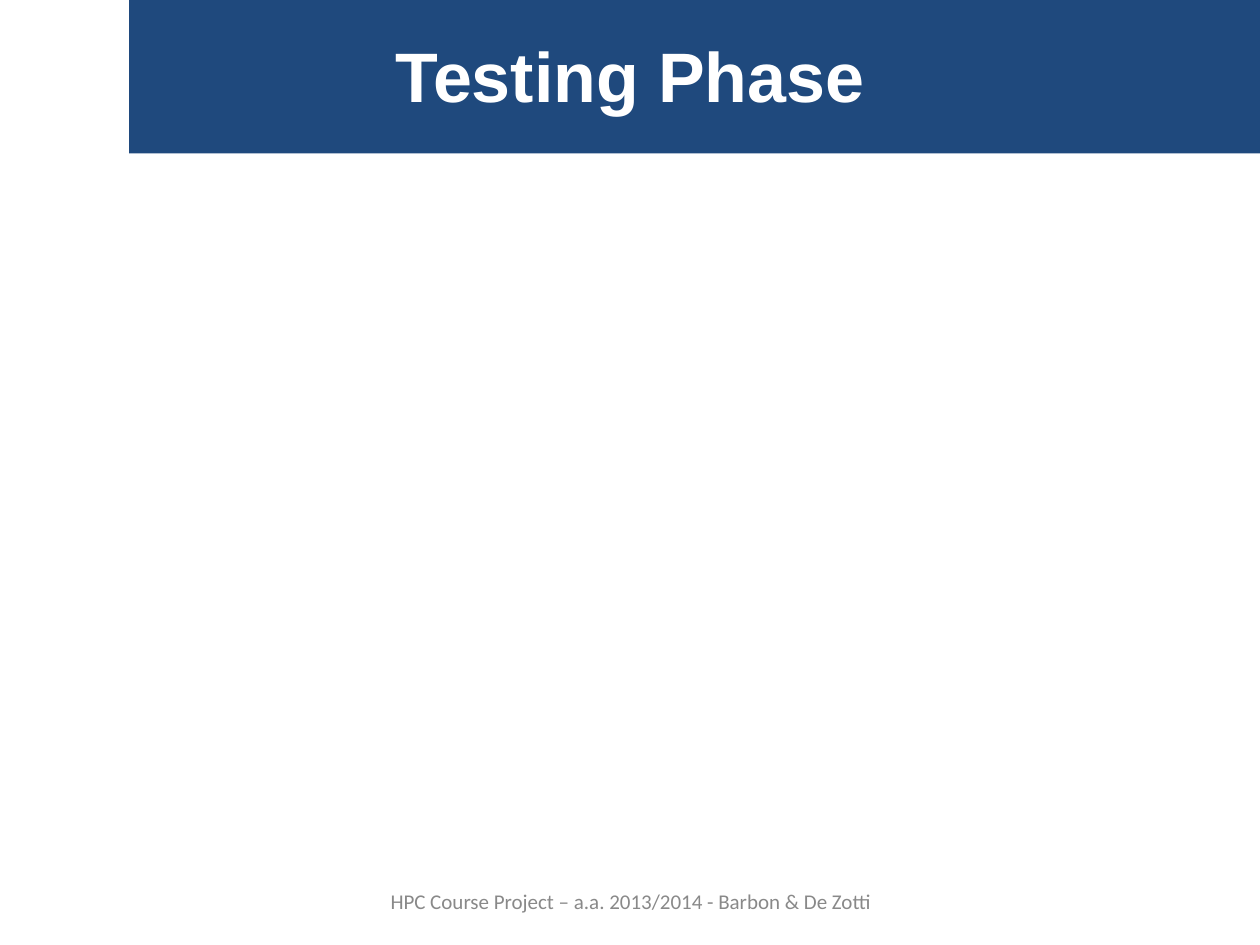
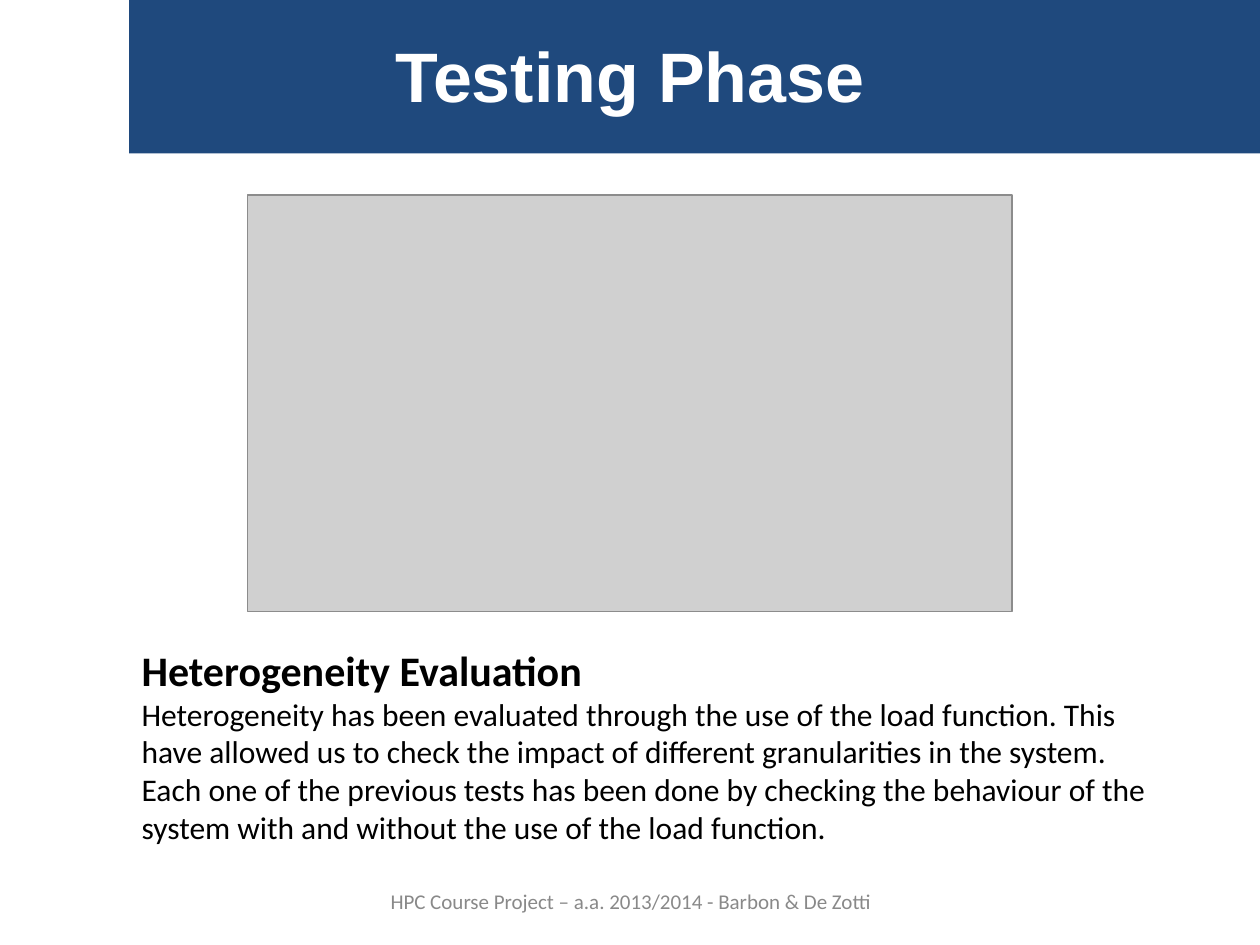
Before and after one commit to gbarbon/gbarbon_projects, a slide deck: slide 14 of hpc_clean/hpc_report/hpc_presentation_0.1.ppt (slide 11 before the commit). Drawn at 1260x945 pixels with LibreOffice and Linux fonts; fonts in the diff are those of the drawing; grey boxes stand for pictures. Boxes give left, top, right and bottom in pixels: in the first picture for what was removed or moved away, otherwise in the second. Text is boxed around its words. In the diff, an @@ line names an element or a change of style, - is before the commit and + after.

```diff
--- a/hpc_clean/hpc_report/hpc_presentation_0.1.ppt
+++ b/hpc_clean/hpc_report/hpc_presentation_0.1.ppt
@@ picture added at bbox=[248, 195, 1013, 612] @@
@@ text added at bbox=[142, 656, 1145, 844], 18 pt, text #000000 @@
+Heterogeneity Evaluation
+Heterogeneity has been evaluated through the use of the load function. This have allowed us to check the impact of different granularities in the system.
+Each one of the previous tests has been done by checking the behaviour of the system with and without the use of the load function.
```
Also in this commit, not shown: 2 other slides changed, 3 slides added.
